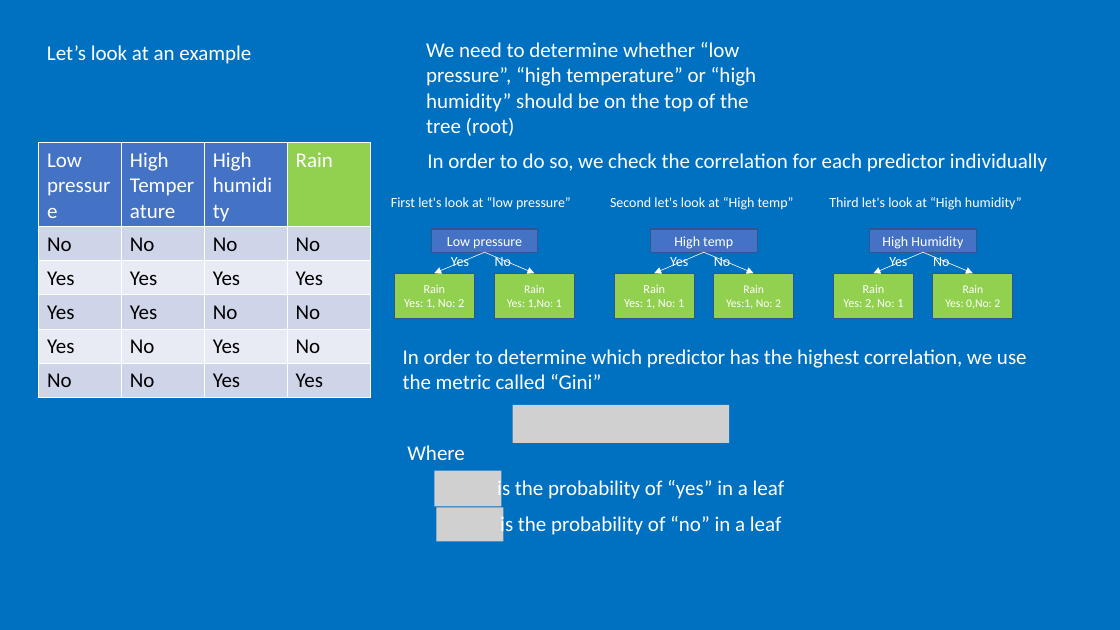
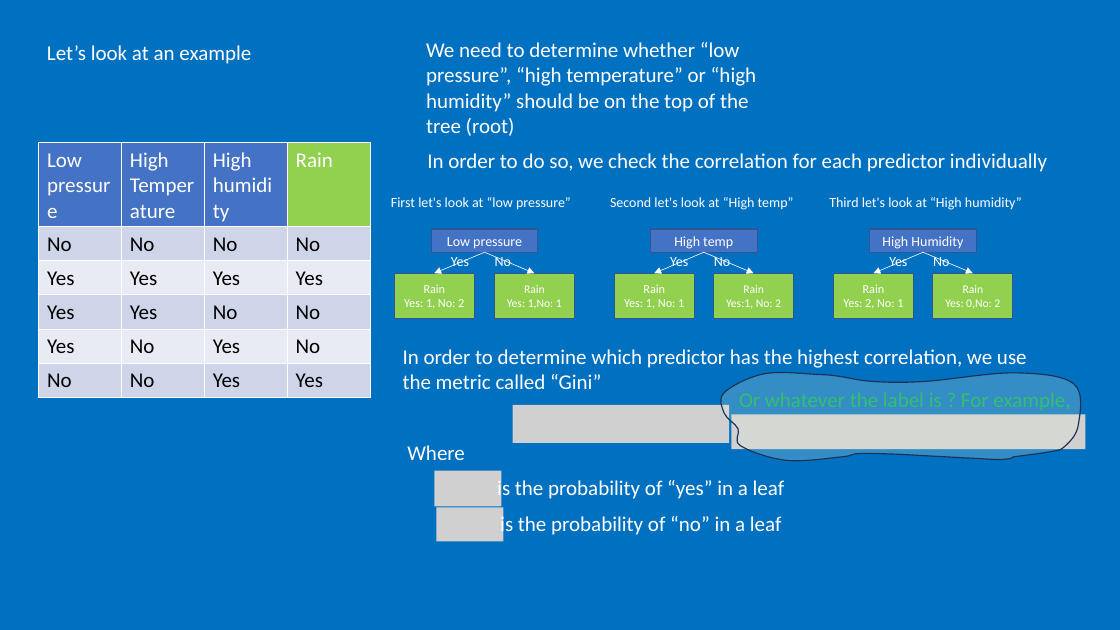
Before and after one commit to jzanetti/Sijin_ML, a slide deck: slide 8 of docs/source/decision_tree/slides/dt_classification.pptx (slide 7 before the commit). Drawn at 1120x630 pixels with LibreOffice and Linux fonts; fonts in the diff are those of the drawing; grey boxes stand for pictures. Boxes give left, top, right and bottom in pixels: in the first picture for what was removed or moved away, otherwise in the second. Text is boxed around its words. In the diff, an @@ line names an element or a change of style, - is before the commit and + after.

```diff
--- a/docs/source/decision_tree/slides/dt_classification.pptx
+++ b/docs/source/decision_tree/slides/dt_classification.pptx
@@ freeform shape added at (721, 372, 1081, 460), fill #E2F0D9 at 23% opacity, outline #1E3256 1 pt @@
@@ picture added at (732, 414, 1086, 449) @@
@@ text added at (739, 392, 1070, 410), 18 pt, text #00B050 @@
+Or whatever the label is ? For example,
```
Also in this commit, not shown: 3 other slides changed, 2 slides added, 4 other files.
